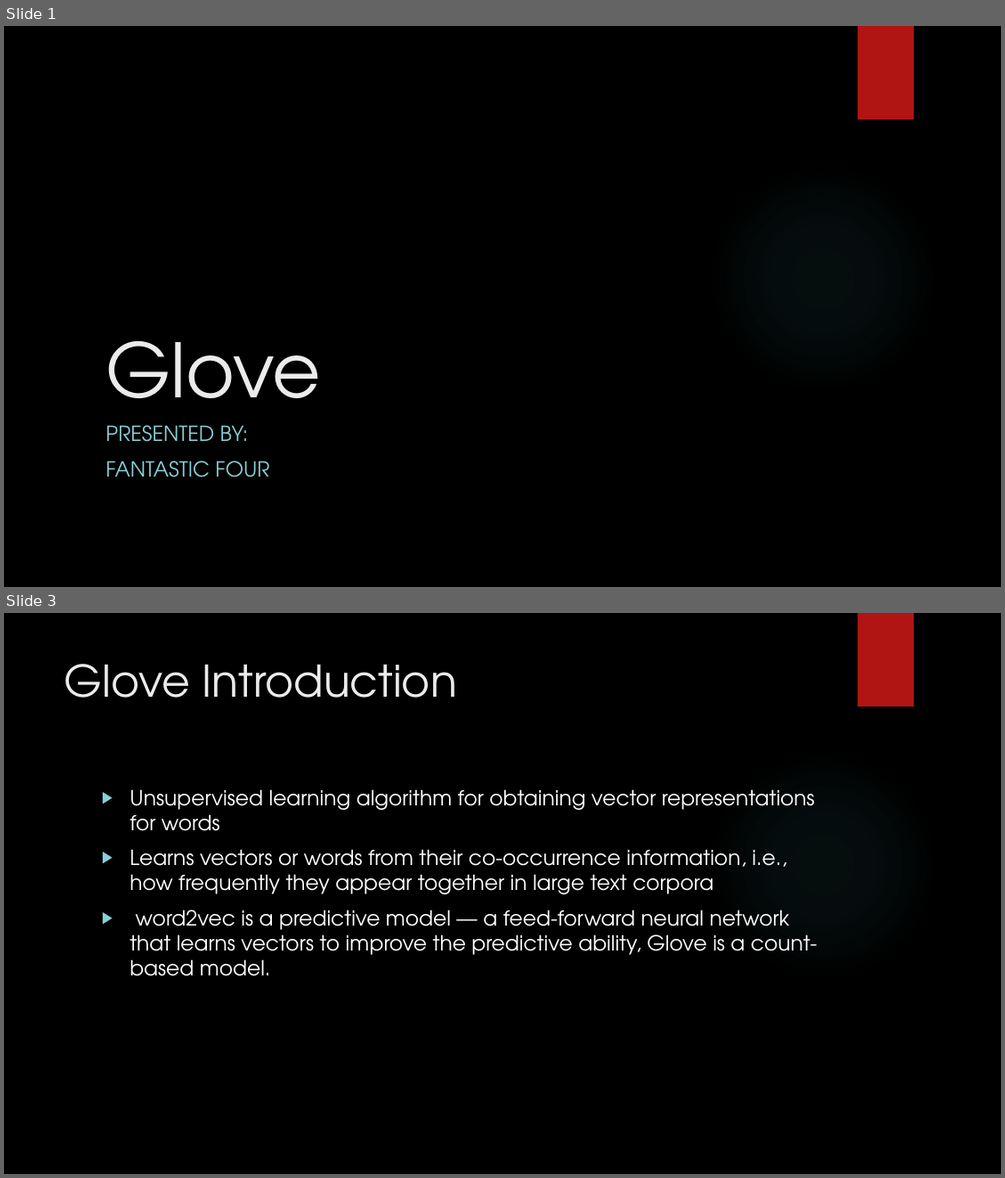
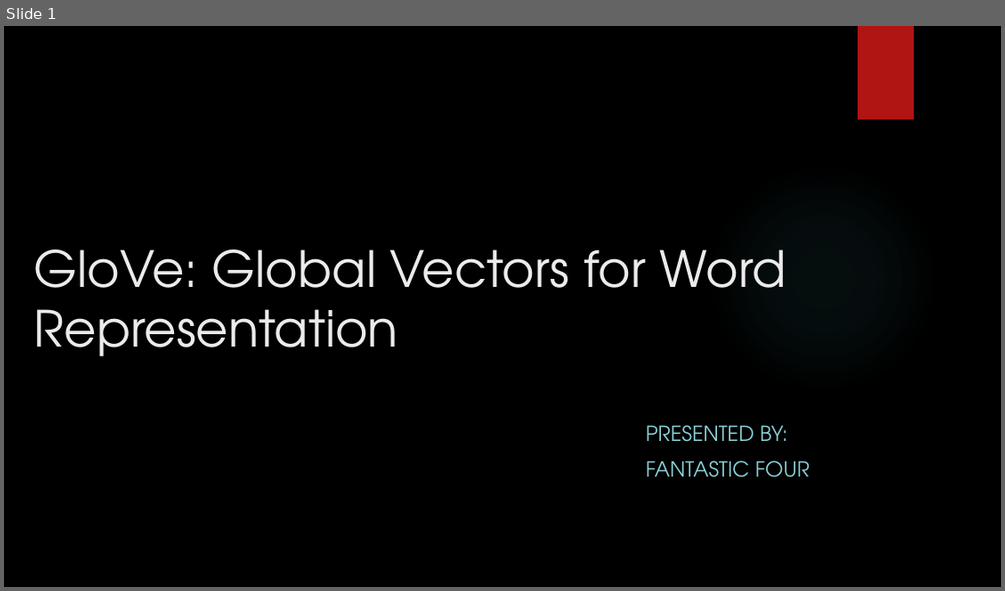
Before and after one commit to ThePiyushGupta/SarcasmTargetDetection, a slide deck: Presentation/Glove.pptx. Shown one above the other, each under a label of ours: slides 1 and 3 before the commit, slide 1 after it; the slides between them are not shown. The pictures are 1005x1178 and 1005x591 pixels, drawn with LibreOffice and Linux fonts; fonts in the diff are those of the drawing; background and template pictures are left out. Boxes give left, top, right and bottom in pixels: in the first picture for what was removed or moved away, otherwise in the second. Text is boxed around its words. In the diff, an @@ line names an element or a change of style, - is before the commit and + after.

```diff
--- a/Presentation/Glove.pptx
+++ b/Presentation/Glove.pptx
@@ slide 3 removed at (4,613,1001,1174), background picture (left out); not listed: 2 template elements that a slide beside it also shows @@
@@ title removed at (65,664,457,698) @@
-Glove Introduction
@@ text removed at (129,789,817,976) @@
-▶ Unsupervised learning algorithm for obtaining vector representations for words
-▶ Learns vectors or words from their co-occurrence information, i.e., how frequently they appear together in large text corpora
-▶ word2vec is a predictive model — a feed-forward neural network that learns vectors to improve the predictive ability, Glove is a count-based model.
@@ slide 1 changed as well @@
@@ title at (34,249,786,356): text changed; size 72 to 48 pt @@
-Glove
+GloVe: Global Vectors for Word Representation
@@ subtitle "PRESENTED BY:": place and size @@
-subtitle "PRESENTED BY:" at (105,425,269,477)
+subtitle "PRESENTED BY:" at (646,425,809,477)
```
Also in this commit, not shown: 4 other slides changed, 4 slides added, 5 other files.
